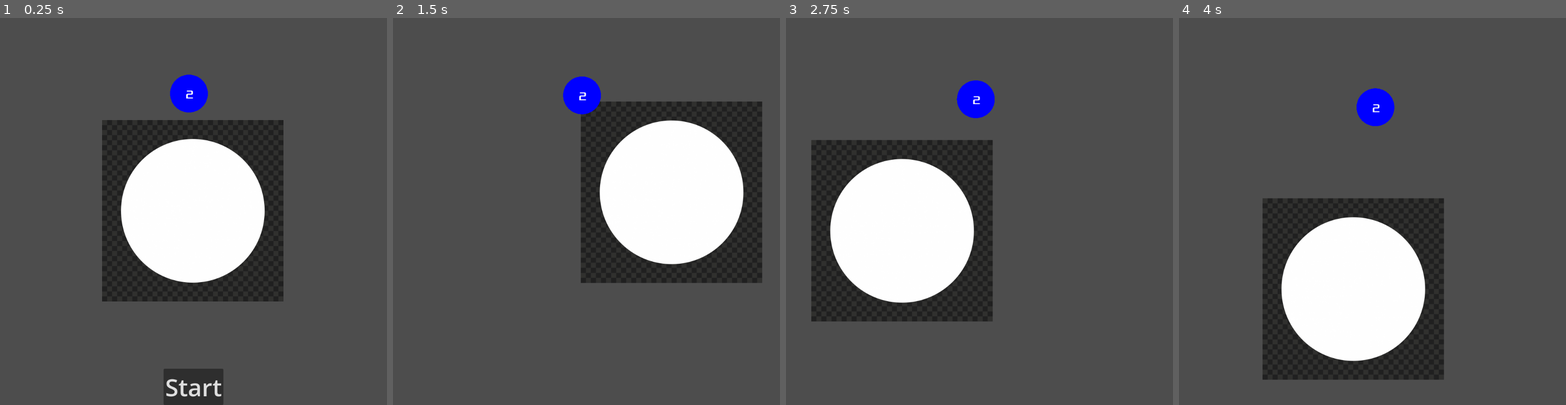
Above: before the commit, frames 1-4 (left to right).
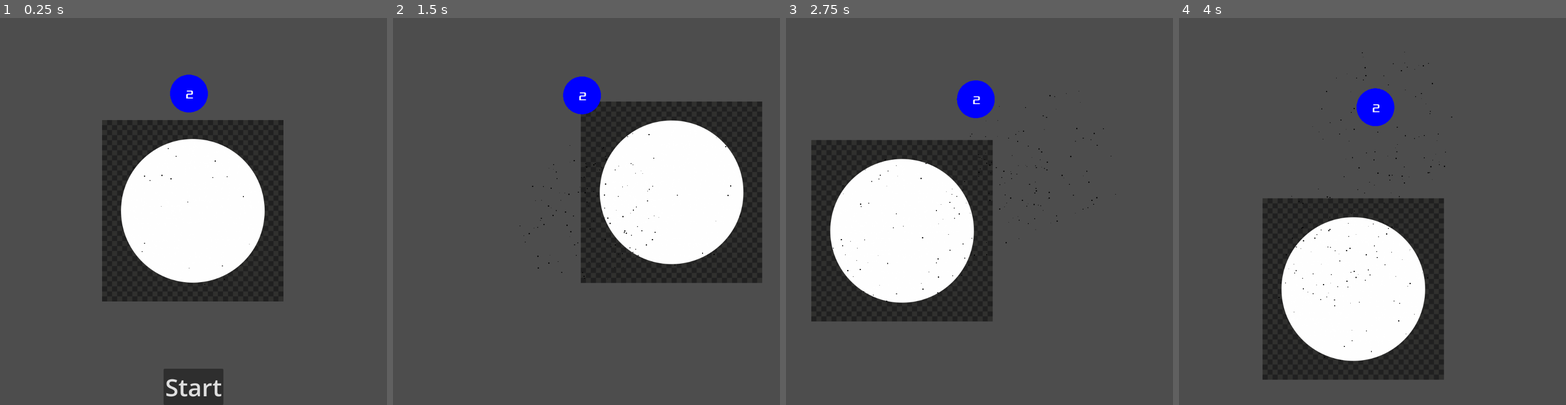
Above: after the commit, the same moments.

Repository: nuts4nuts4nuts/flappyversary
Game: Godot game, scene res://scenes/main.tscn
Same seed, same stepped clock (60 frames per second), same inputs: the game is played once before the commit and once after it.
Inputs (mouse positions are in pixels of both pictures, inside the frame that each line leads up to):
- Up to frame 1 (0.25 s): no input
- Up to frame 2 (1.5 s): click "Start" at 0.5 s; tap Enter at 1.25 s; move the mouse to (671, 192) at 1.27 s; press the mouse at (671, 192) at 1.28 s
- Up to frame 3 (2.75 s): move the mouse to (902, 230) at 2.02 s; release the mouse at (902, 230) at 2.03 s; click (902, 230) at 2.1 s
- Up to frame 4 (4 s): move the mouse to (1411, 126) at 2.77 s; press the mouse at (1411, 126) at 2.78 s; move the mouse to (1353, 288) at 3.52 s; release the mouse at (1353, 288) at 3.53 s; click (1353, 288) at 3.6 s

The runs differ from the first frame. In frame 1, less than 0.1% of the frame differs, in the area x 31-69%, y 33-69%; in frame 2, less than 0.1%; in frame 3, 0.1%; in frame 4, 0.1%, in the area x 25-71%, y 8-89%.

Commit message:
Added particles for well fx

Diff:
--- a/scenes/gravity-well.tscn
+++ b/scenes/gravity-well.tscn
@@ -1,7 +1,23 @@
-[gd_scene load_steps=3 format=3 uid="uid://cndnlt3bclw7u"]
+[gd_scene load_steps=4 format=3 uid="uid://cndnlt3bclw7u"]
 
 [ext_resource type="Script" path="res://scripts/gravity-well.gd" id="1_32knt"]
 [ext_resource type="Texture2D" uid="uid://5qxfnkeuhmm3" path="res://assets/download-white-circle-png-31629716484axd08oupl9.png" id="2_o8ksl"]
+
+[sub_resource type="ParticleProcessMaterial" id="ParticleProcessMaterial_mnacg"]
+emission_shape = 2
+emission_sphere_radius = 200.0
+particle_flag_disable_z = true
+direction = Vector3(1, 1, 0)
+gravity = Vector3(0, 0, 0)
+orbit_velocity_min = 0.04
+orbit_velocity_max = 0.08
+radial_accel_min = -100.0
+radial_accel_max = -100.0
+damping_min = 21.55
+damping_max = 40.88
+scale_max = 3.0
+color = Color(0, 0, 0, 1)
+turbulence_noise_strength = 12.71
 
 [node name="Gravity Well" type="Node2D"]
 script = ExtResource("1_32knt")
@@ -9,3 +25,8 @@
 [node name="Sprite2D" type="Sprite2D" parent="."]
 z_index = -10
 texture = ExtResource("2_o8ksl")
+
+[node name="GPUParticles2D" type="GPUParticles2D" parent="."]
+amount = 200
+process_material = SubResource("ParticleProcessMaterial_mnacg")
+lifetime = 2.0
